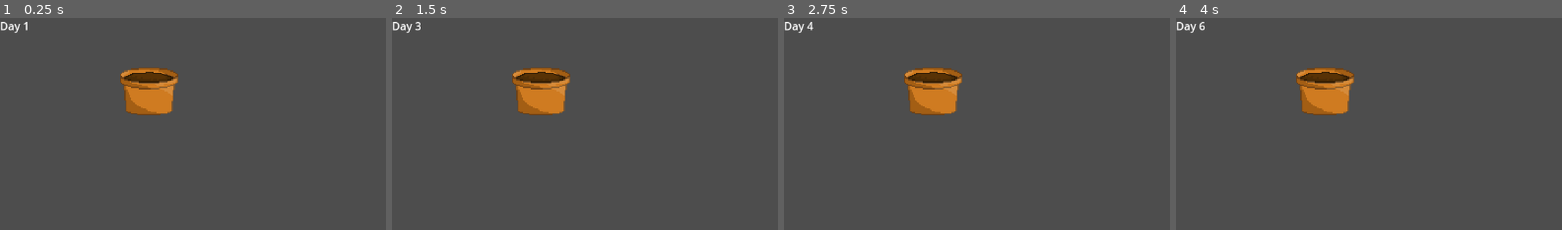
Above: before the commit, frames 1-4 (left to right).
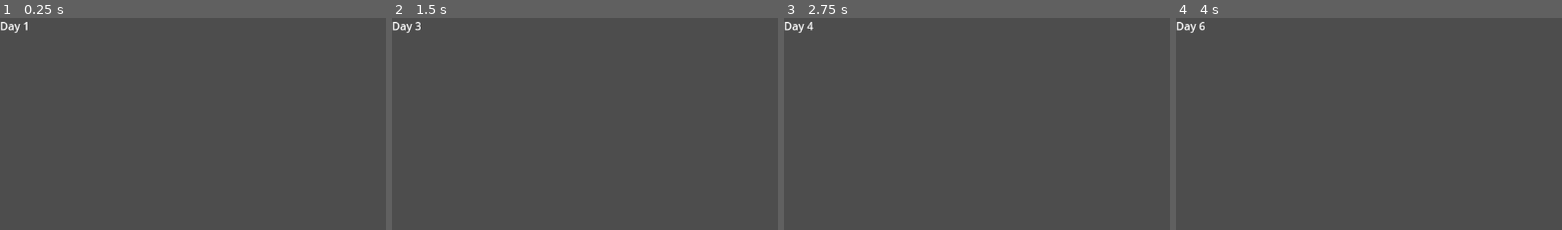
Above: after the commit, the same moments.

Repository: phunnnnnn/NSC
Game: Godot game, scene res://scene/mainGameScene.tscn
The game is run twice, just before and just after one commit, with the same random seed, the same clock (stepped at 60 frames per second) and the same inputs.
Inputs (mouse positions are % of the whole screen's width and height, from its top left):
- Up to frame 1 (0.25 s): no input
- Up to frame 2 (1.5 s): click (92, 91) at 0.5 s; click (92, 91) at 1.25 s
- Up to frame 3 (2.75 s): click (92, 91) at 2 s
- Up to frame 4 (4 s): tap Enter at 2.75 s; drag from (22, 21) to (61, 29) at 2.77 s; tap Space at 3.5 s; drag from (22, 91) to (46, 73) at 3.52 s
The pictures show only the part of the screen within x 0-50%, y 0-50%; the shares and areas given below are measured in that part.

The runs differ from the first frame. In frame 1, 2.9% of the frame differs, in the area x 31-47%, y 23-46%; in frame 2, 2.9%; in frame 3, 2.9%; in frame 4, 2.9%.
Error in both runs: Invalid call. Nonexistent function 'set_drag_data' in base 'SceneTree'. (res://script/planterScript.gd:7)

Commit message:
save

Diff:
--- a/scene/mainGameScene.tscn
+++ b/scene/mainGameScene.tscn
@@ -1,10 +1,9 @@
-[gd_scene load_steps=7 format=3 uid="uid://ie0bfgy022ym"]
+[gd_scene load_steps=6 format=3 uid="uid://ie0bfgy022ym"]
 
 [ext_resource type="Texture2D" uid="uid://8micddt6ohn8" path="res://texture/seedBag.png" id="1_324gt"]
 [ext_resource type="Script" uid="uid://hjklothg6ojw" path="res://script/mainGameScript.gd" id="1_xr5k3"]
 [ext_resource type="Script" uid="uid://b6cbci3c0awtv" path="res://script/grid_slotScript.gd" id="2_imd3a"]
 [ext_resource type="Script" uid="uid://b8homu2576ngh" path="res://script/planterScript.gd" id="3_imd3a"]
-[ext_resource type="Texture2D" uid="uid://c0uemnur12u66" path="res://texture/pot.png" id="4_gscx4"]
 [ext_resource type="Script" uid="uid://cqrub8d05t17u" path="res://script/seedBagScript.gd" id="4_imd3a"]
 
 [node name="Control" type="Control"]
@@ -18,10 +17,10 @@
 
 [node name="gardenGrid" type="GridContainer" parent="."]
 layout_mode = 0
-offset_left = 219.0
-offset_top = 103.0
-offset_right = 865.0
-offset_bottom = 421.0
+offset_left = 200.0
+offset_top = 100.0
+offset_right = 700.0
+offset_bottom = 500.0
 columns = 5
 
 [node name="gridSlot1" type="Panel" parent="gardenGrid"]
@@ -34,9 +33,15 @@
 offset_bottom = 50.0
 script = ExtResource("3_imd3a")
 
-[node name="Pot" type="Sprite2D" parent="gardenGrid/gridSlot1/planter"]
-scale = Vector2(0.1, 0.1)
-texture = ExtResource("4_gscx4")
+[node name="gridSlot2" type="Panel" parent="gardenGrid"]
+layout_mode = 2
+script = ExtResource("2_imd3a")
+
+[node name="planter" type="Control" parent="gardenGrid/gridSlot2"]
+anchors_preset = 0
+offset_right = 50.0
+offset_bottom = 50.0
+script = ExtResource("3_imd3a")
 
 [node name="itemBar" type="HBoxContainer" parent="."]
 layout_mode = 0
